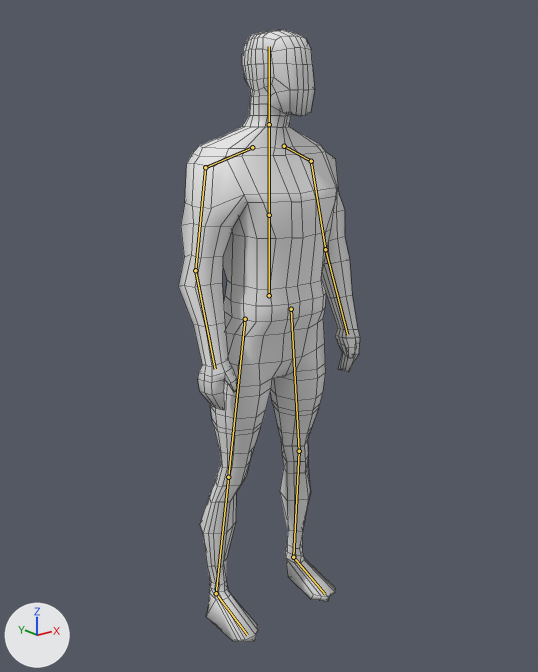
The Blender file Assets/Axtras/Models/Human/Human Body.blend as it was, and as the next commit left it.
Before and after are seen from a 50 mm camera at (-1.055, -1.318, 1.268) aimed at (-0.048, -0.059, 0.764). The lights are fixed; the arrows at lower left show +X, +Y and +Z. The bones that bend it are drawn over the model as lines. Mesh edges are drawn as thin lines.

Names of what the first picture shows: 'male body'.
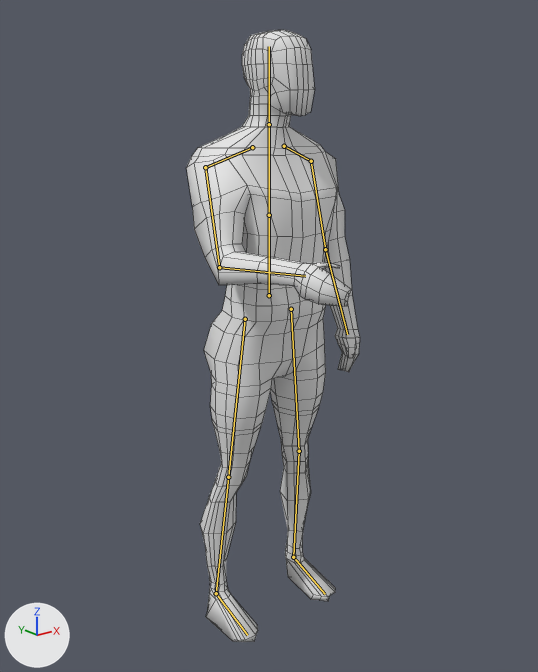
The newer file adds an action. The first version stands in its rest pose; the second is drawn at frame 1 of the action 'Drink'.

Pixel boxes (x1, y1, x2, y2) of what changed, in the pictures (538 x 672 px):
'male body', posed: before (178, 30, 360, 642); after (186, 30, 360, 642)
bone 'Bone.010', root to tip: before (205, 167) to (195, 270); after (205, 167) to (219, 267)
bone 'Bone.011', root to tip: before (195, 270) to (215, 369); after (219, 267) to (305, 276)

The edits, one by one:
Bone 'Bone.010' (bone_bone_010) moves from (0.0, 0.0, 0.0) to (-0.001, 0.019, -0.096).
Bone 'Bone.010' (bone_bone_010) turns from (0, 0, 0) to (22, -1, 1) degrees about its own x, y and z.
Bone 'Bone.011' (bone_bone_011) moves from (0.0, 0.0, 0.0) to (-0.011, -0.039, -0.045).
Bone 'Bone.011' (bone_bone_011) turns from (0, 0, 0) to (50, -7, 9) degrees about its own x, y and z.
